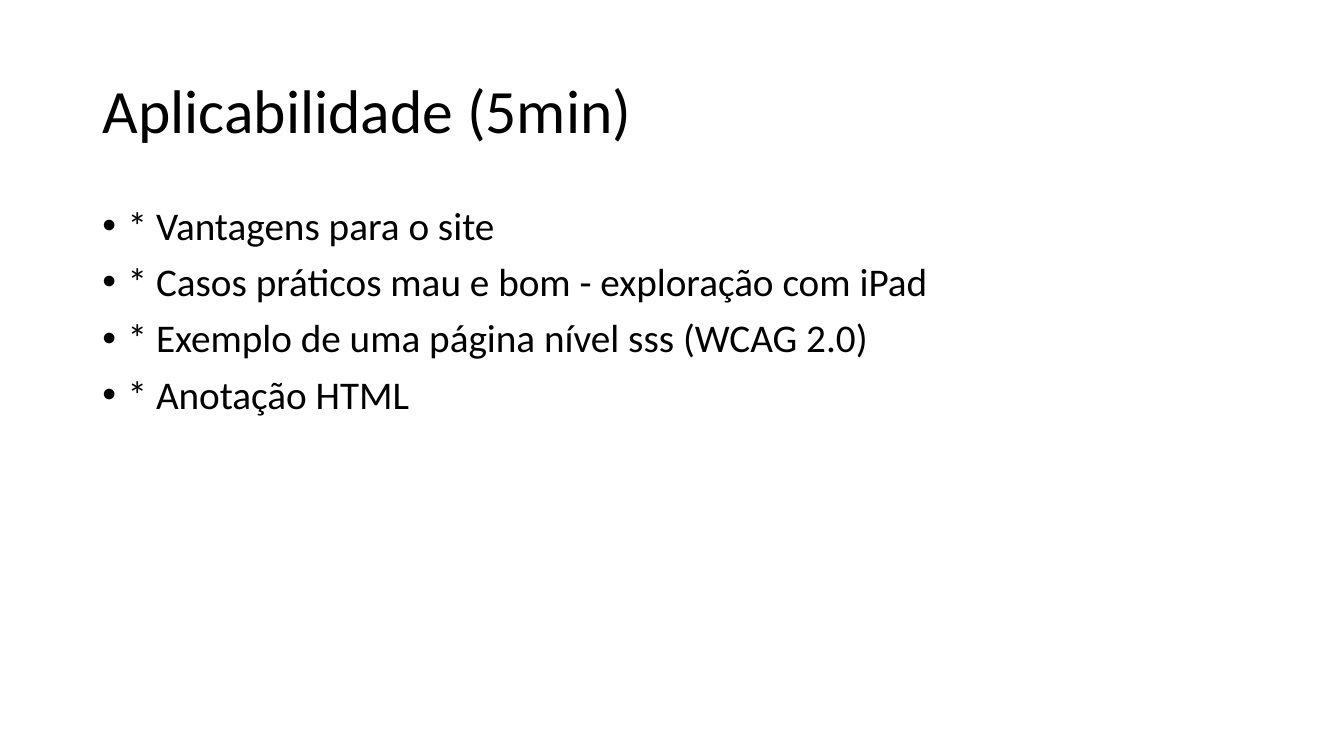
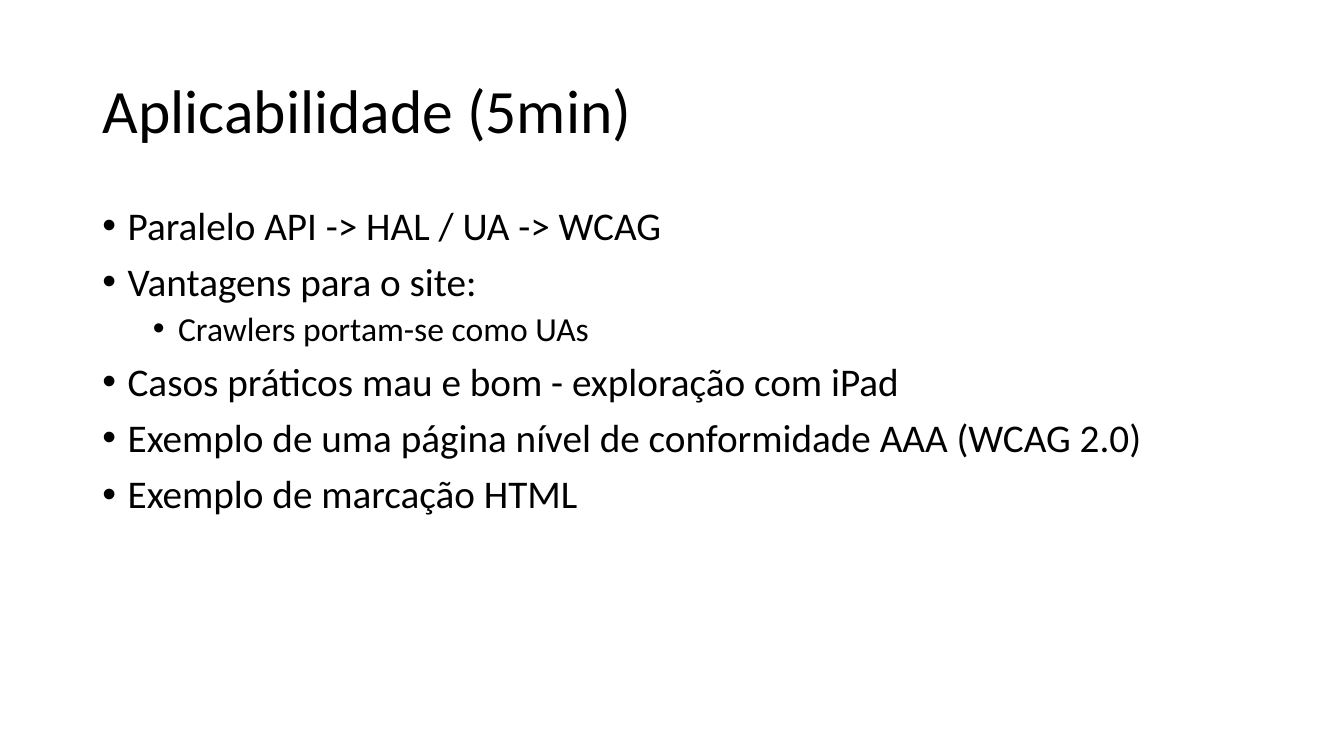
Before and after one commit to aborba/tertulias-nodejs, a slide deck: slide 7 of docs/Accessibility a22908.pptx (slide 5 before the commit). Drawn at 1344x756 pixels with LibreOffice and Linux fonts; fonts in the diff are those of the drawing. Boxes give left, top, right and bottom in pixels: in the first picture for what was removed or moved away, otherwise in the second. Text is boxed around its words. In the diff, an @@ line names an element or a change of style, - is before the commit and + after.

```diff
--- a/docs/Accessibility a22908.pptx
+++ b/docs/Accessibility a22908.pptx
@@ text at [128,212,1141,515]: text changed @@
-• * Vantagens para o site
-• * Casos práticos mau e bom - exploração com iPad
-• * Exemplo de uma página nível sss (WCAG 2.0)
-• * Anotação HTML
+• Paralelo API -> HAL / UA -> WCAG
+• Vantagens para o site:
+  • Crawlers portam-se como UAs
+• Casos práticos mau e bom - exploração com iPad
+• Exemplo de uma página nível de conformidade AAA (WCAG 2.0)
+• Exemplo de marcação HTML
```
Also in this commit, not shown: 4 other slides changed, 3 slides added, 1 slide removed.
